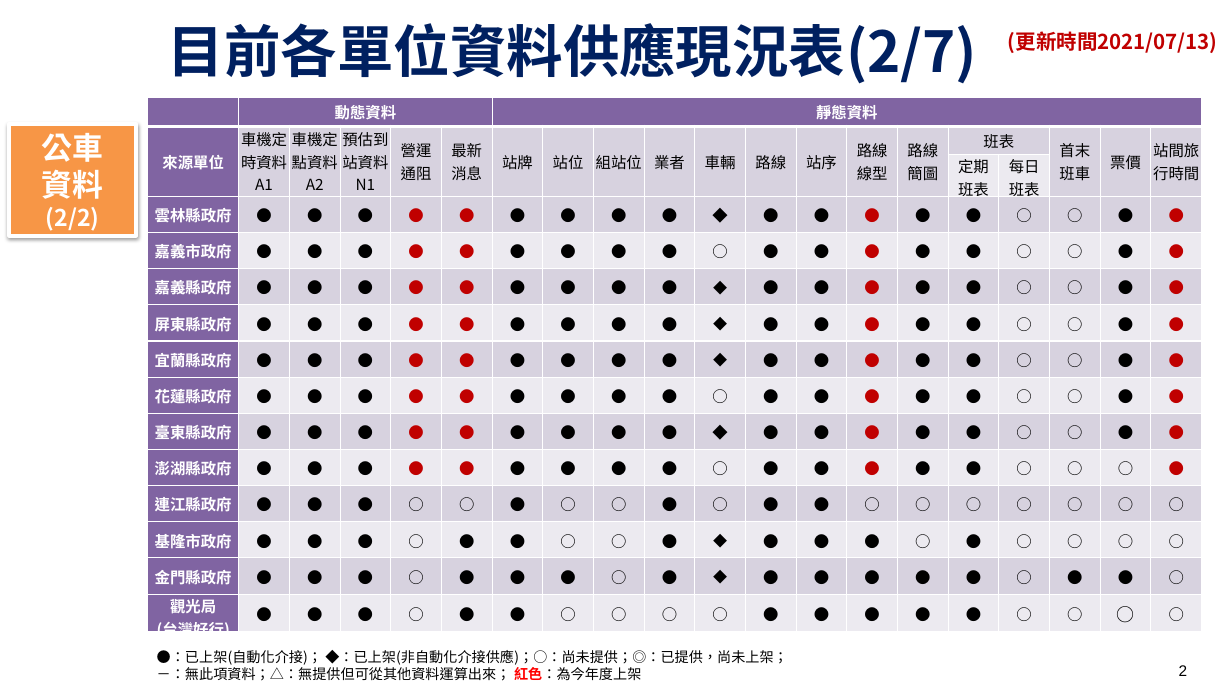
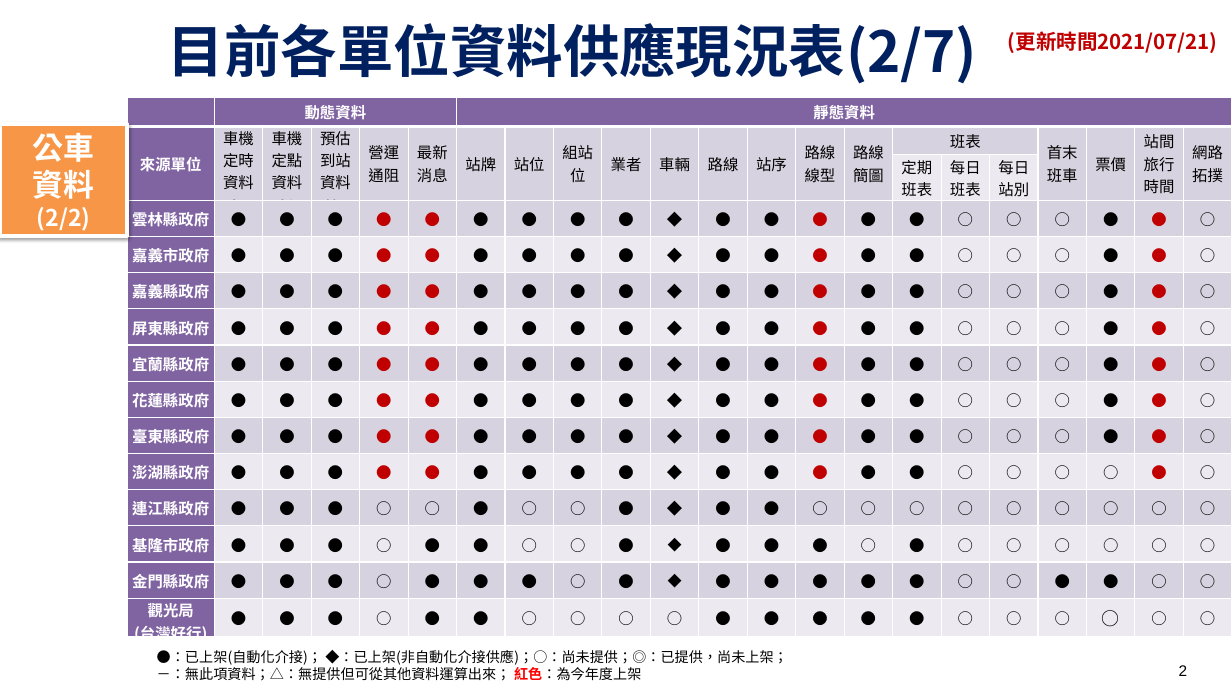
Before and after one commit to ptxmotc/data-provide-status, a slide deck: slide 2 of 各單位資料供應現況表.pptx. Drawn at 1232x693 pixels with LibreOffice and Linux fonts; fonts in the diff are those of the drawing; background and template pictures are left out. Boxes give left, top, right and bottom in pixels: in the first picture for what was removed or moved away, otherwise in the second. Text is boxed around its words. In the diff, an @@ line names an element or a change of style, - is before the commit and + after.

Commit message:
Add files via upload
公車新增資料項(每日站別班表,網路拓樸)

```diff
--- a/各單位資料供應現況表.pptx
+++ b/各單位資料供應現況表.pptx
@@ text at <box>1008,31,1218,53</box>: text changed @@
-(更新時間2021/07/13)
+(更新時間2021/07/21)
@@ table at <box>128,97,1224,647</box> @@
-column 11:  | 車輛 |  | ◆ | ○ | ◆ | ◆ | ◆ | ○ | ◆ | ○ | ○ | ◆ | ◆ | ○
+column 11:  | 車輛 |  | ◆ | ◆ | ◆ | ◆ | ◆ | ◆ | ◆ | ◆ | ◆ | ◆ | ◆ | ○
+column 18:  |  | 每日 / 站別 | ○ | ○ | ○ | ○ | ○ | ○ | ○ | ○ | ○ | ○ | ○ | ○
+column 22:  | 網路拓撲 |  | ○ | ○ | ○ | ○ | ○ | ○ | ○ | ○ | ○ | ○ | ○ | ○
@@ table: place and size @@
-table at <box>148,97,1205,635</box>
+table at <box>128,97,1224,647</box>
@@ rectangle "公車": place and size @@
-rectangle "公車" at <box>9,124,137,236</box>
+rectangle "公車" at <box>0,124,128,236</box>
```
Also in this commit, not shown: 8 other slides changed, 1 other file.
